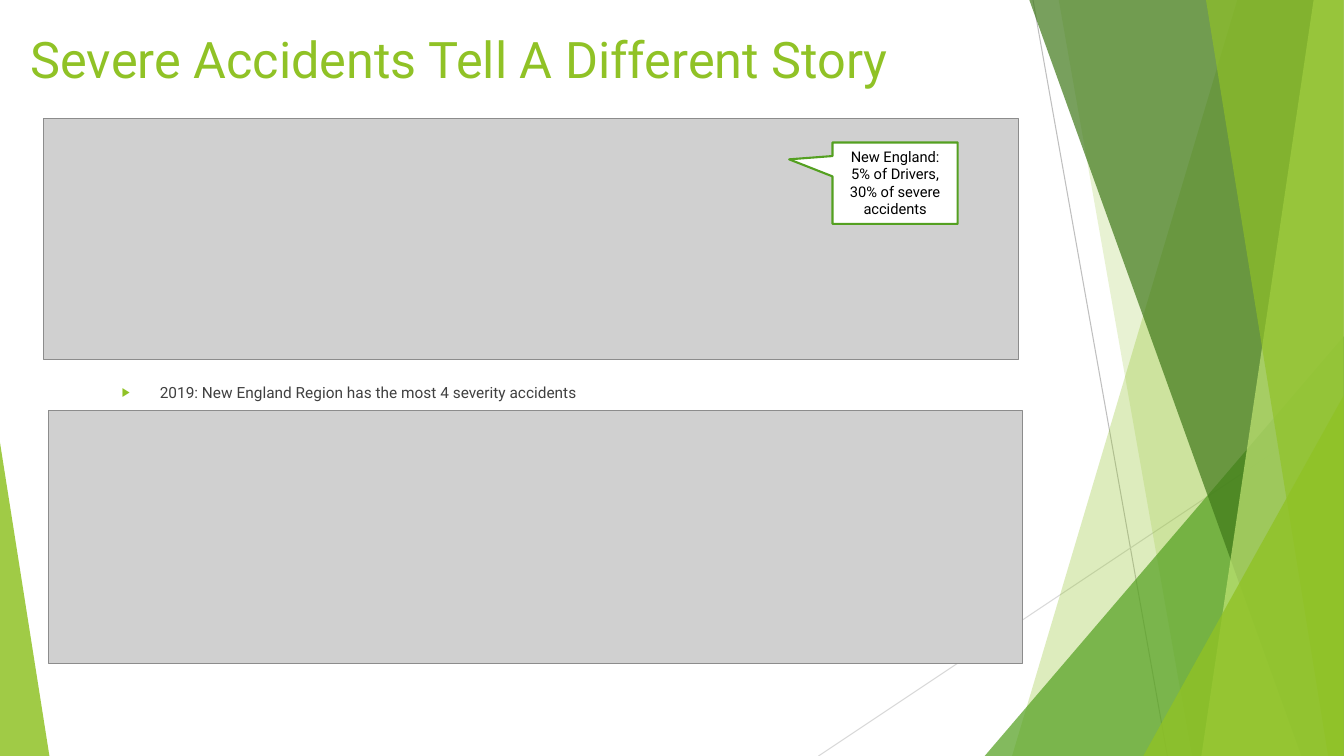
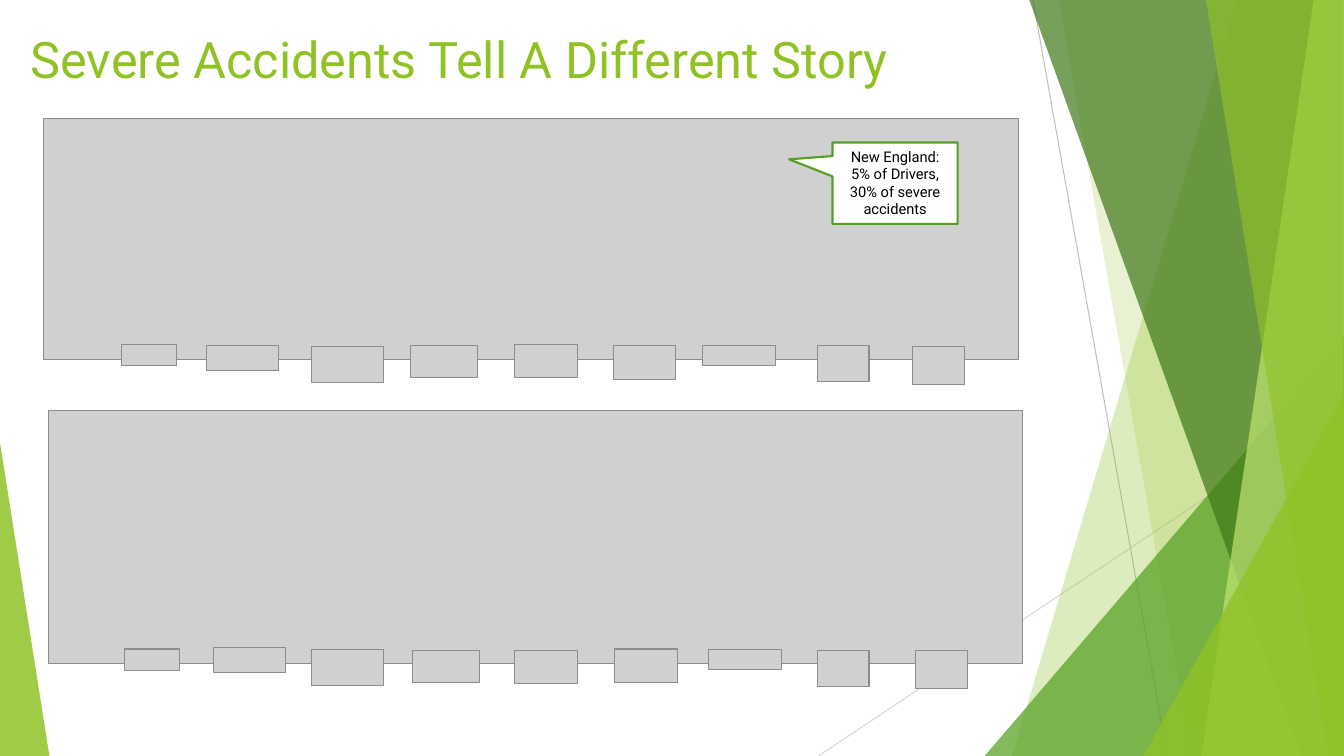
Before and after one commit to sebastiandifrancesco/Accident_Data_2019_Versus_2020, a slide deck: slide 6 of Car Accident Presentation.pptx. Drawn at 1344x756 pixels with LibreOffice and Linux fonts; fonts in the diff are those of the drawing; grey boxes stand for pictures. Boxes give left, top, right and bottom in pixels: in the first picture for what was removed or moved away, otherwise in the second. Text is boxed around its words. In the diff, an @@ line names an element or a change of style, - is before the commit and + after.

Commit message:
Final Presentation

```diff
--- a/Car Accident Presentation.pptx
+++ b/Car Accident Presentation.pptx
@@ picture added at box(122, 344, 177, 366) @@
@@ picture added at box(207, 346, 278, 370) @@
@@ picture added at box(312, 347, 383, 383) @@
@@ picture added at box(410, 346, 478, 378) @@
@@ picture added at box(515, 345, 578, 378) @@
@@ picture added at box(613, 346, 676, 379) @@
@@ picture added at box(703, 346, 776, 366) @@
@@ picture added at box(818, 346, 869, 381) @@
@@ picture added at box(912, 347, 964, 385) @@
@@ text removed at box(160, 386, 577, 402) @@
-▶ 2019: New England Region has the most 4 severity accidents
@@ picture added at box(124, 649, 179, 671) @@
@@ picture added at box(214, 648, 285, 673) @@
@@ picture added at box(312, 650, 383, 687) @@
@@ picture added at box(413, 650, 481, 683) @@
@@ picture added at box(515, 650, 578, 684) @@
@@ picture added at box(615, 649, 678, 683) @@
@@ picture added at box(708, 649, 781, 669) @@
@@ picture added at box(818, 651, 869, 687) @@
@@ picture added at box(915, 650, 967, 689) @@
```
Also in this commit, not shown: 4 other slides changed.
